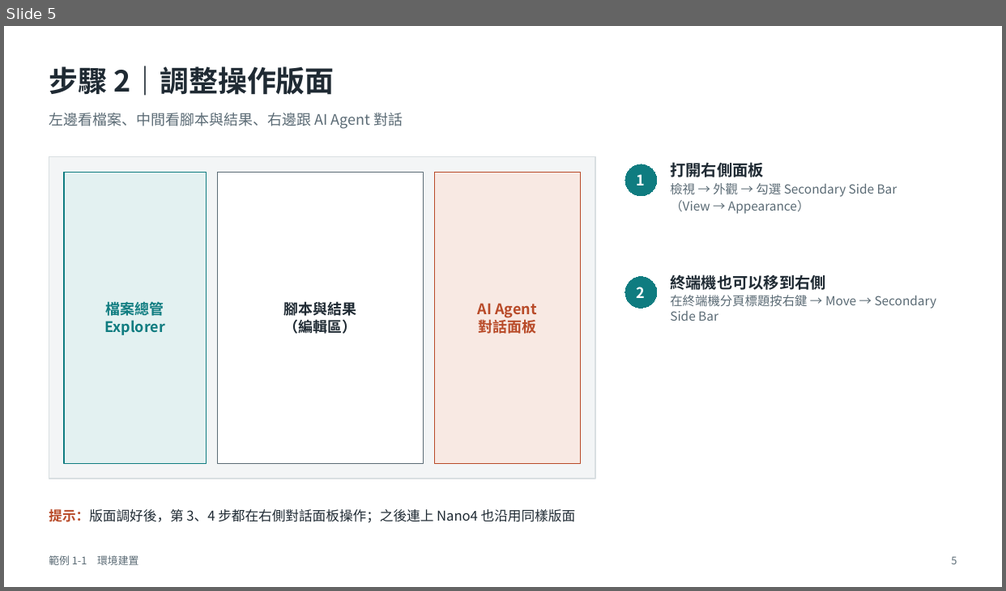
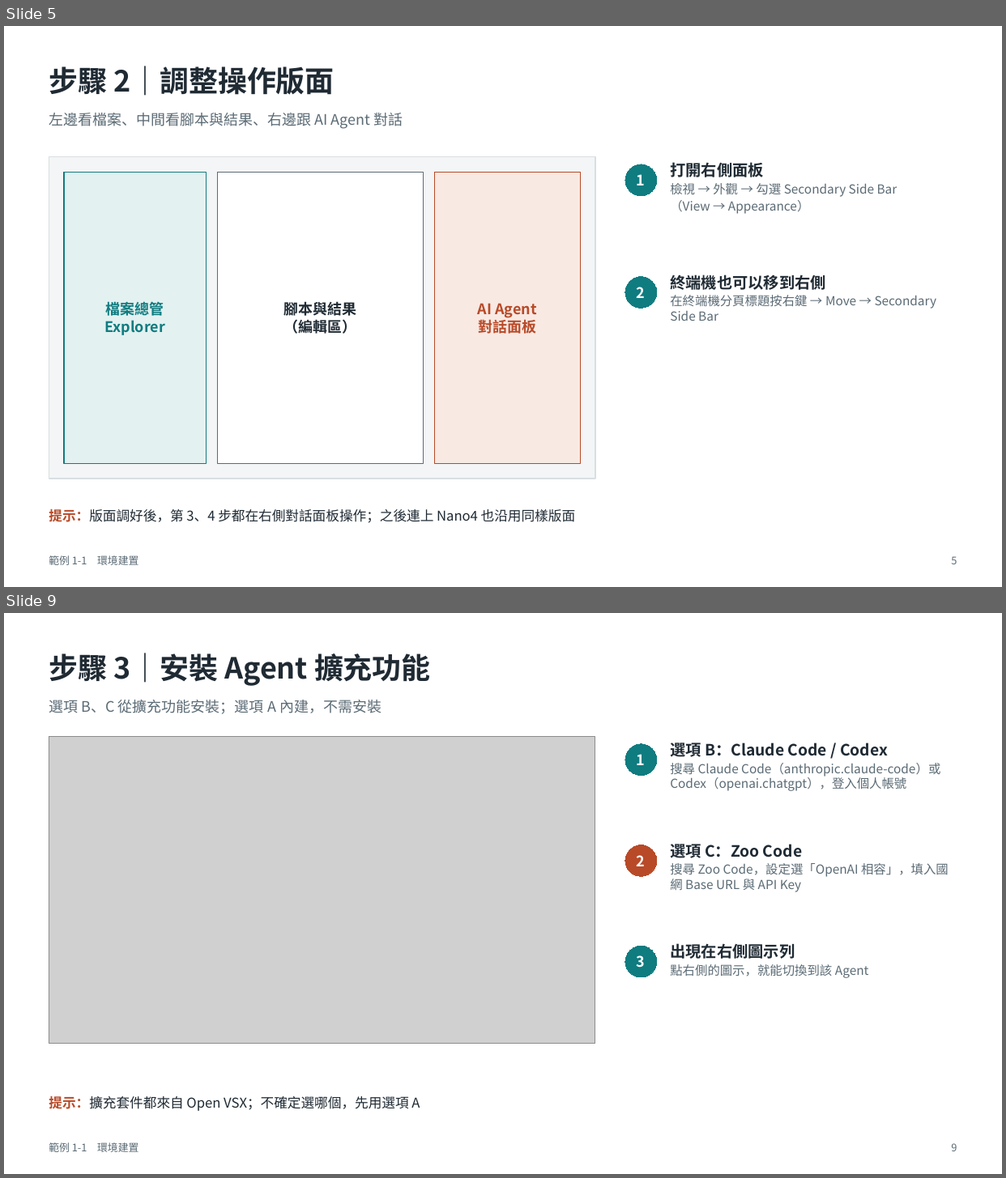
Before and after one commit to gemini960114/nano4-ngs-slurm-skill, a slide deck: PPTX/1-1_安裝Antigravity與模型設定.pptx. Shown one above the other, each under a label of ours: slide 5 before the commit, slides 5 and 9 after it; the slides between them are not shown. The pictures are 1006x591 and 1006x1178 pixels, drawn with LibreOffice and Linux fonts; fonts in the diff are those of the drawing; grey boxes stand for pictures. Boxes give left, top, right and bottom in pixels: in the first picture for what was removed or moved away, otherwise in the second. Text is boxed around its words. In the diff, an @@ line names an element or a change of style, - is before the commit and + after.

```diff
--- a/PPTX/1-1_安裝Antigravity與模型設定.pptx
+++ b/PPTX/1-1_安裝Antigravity與模型設定.pptx
@@ slide 9 added at <box>4,613,1002,1174</box>, background #FFFFFF @@
@@ text added at <box>49,653,431,686</box>, 28 pt, text #1F2A33, bold @@
+步驟 3｜安裝 Agent 擴充功能
@@ text added at <box>49,700,381,714</box>, 14 pt, text #5B6B75 @@
+選項 B、C 從擴充功能安裝；選項 A 內建，不需安裝
@@ picture added at <box>49,736,595,1044</box> @@
@@ ellipse added at <box>625,744,657,776</box>, fill #0F7C80, outline #0F7C80 0.75 pt, 14 pt, text #FFFFFF, bold @@
+1
@@ text added at <box>670,743,940,791</box>, 12 pt, text #5B6B75 @@
+選項 B：Claude Code / Codex
+搜尋 Claude Code（anthropic.claude-code）或 Codex（openai.chatgpt），登入個人帳號
@@ ellipse added at <box>625,845,657,876</box>, fill #B84A28, outline #B84A28 0.75 pt, 14 pt, text #FFFFFF, bold @@
+2
@@ text added at <box>670,844,948,892</box>, 12 pt, text #5B6B75 @@
+選項 C：Zoo Code
+搜尋 Zoo Code，設定選「OpenAI 相容」，填入國網 Base URL 與 API Key
@@ ellipse added at <box>625,946,657,977</box>, fill #0F7C80, outline #0F7C80 0.75 pt, 14 pt, text #FFFFFF, bold @@
+3
@@ text added at <box>670,943,868,978</box>, 12 pt, text #5B6B75 @@
+出現在右側圖示列
+點右側的圖示，就能切換到該 Agent
@@ text added at <box>49,1097,420,1111</box>, 13 pt, text #1F2A33 @@
+提示：擴充套件都來自 Open VSX；不確定選哪個，先用選項 A
@@ text added at <box>49,1143,138,1152</box>, 10 pt, text #5B6B75 @@
+範例 1-1 環境建置
@@ text added at <box>951,1144,957,1152</box>, 10 pt, text #5B6B75 @@
+9
```
Also in this commit, not shown: 7 slides changed, 1 other slide added, 3 other files.
